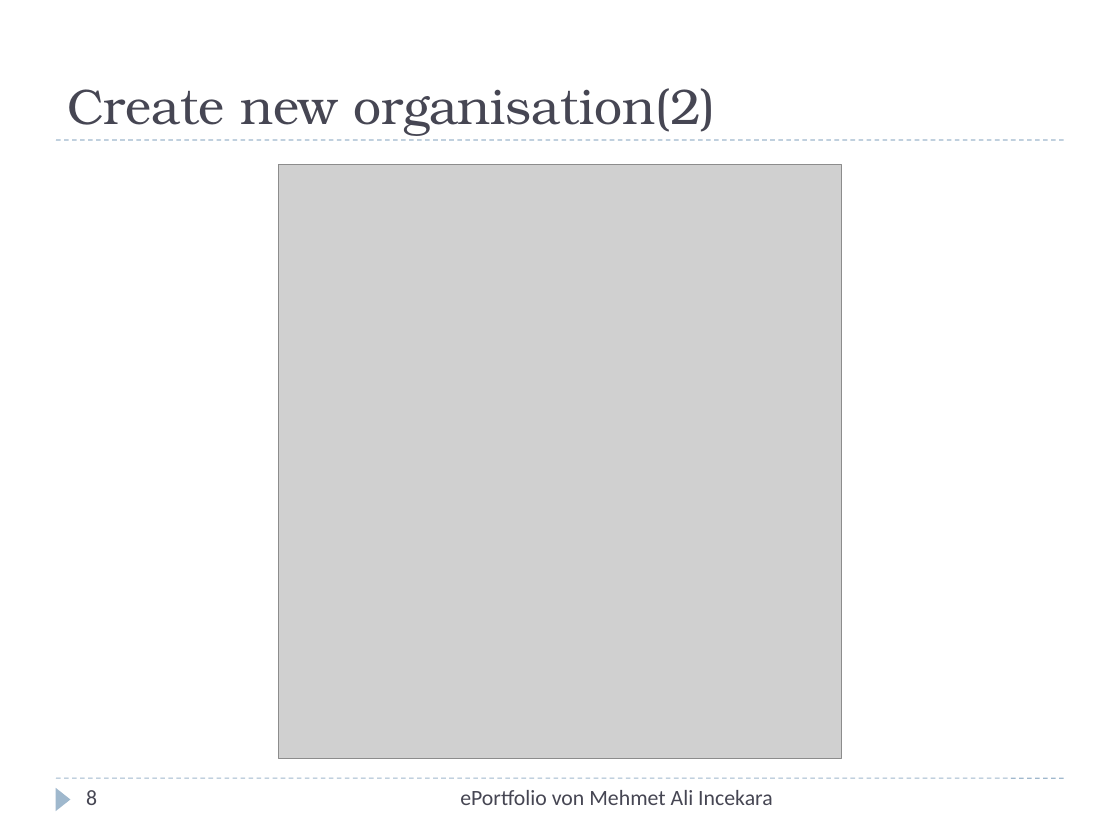
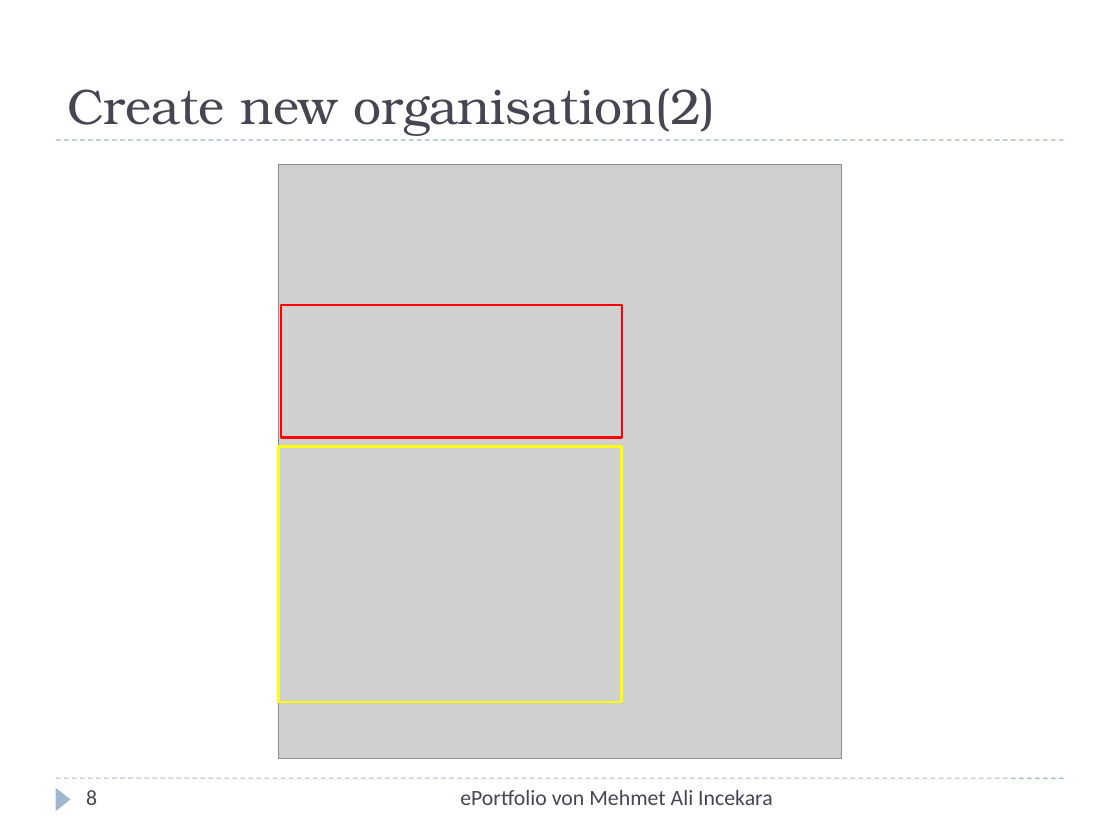
Before and after one commit to xnappy/ePortfolio, a slide deck: slide 8 of Tutorial.pptx. Drawn at 1120x840 pixels with LibreOffice and Linux fonts; fonts in the diff are those of the drawing; grey boxes stand for pictures. Boxes give left, top, right and bottom in pixels: in the first picture for what was removed or moved away, otherwise in the second. Text is boxed around its words. In the diff, an @@ line names an element or a change of style, - is before the commit and + after.

```diff
--- a/Tutorial.pptx
+++ b/Tutorial.pptx
@@ rectangle added at <box>281,306,622,438</box>, outline #FF0000 1.5 pt @@
@@ rectangle added at <box>279,447,622,702</box>, outline #FFFF00 1.5 pt @@
```
Also in this commit, not shown: 12 other slides changed, 1 other file.
